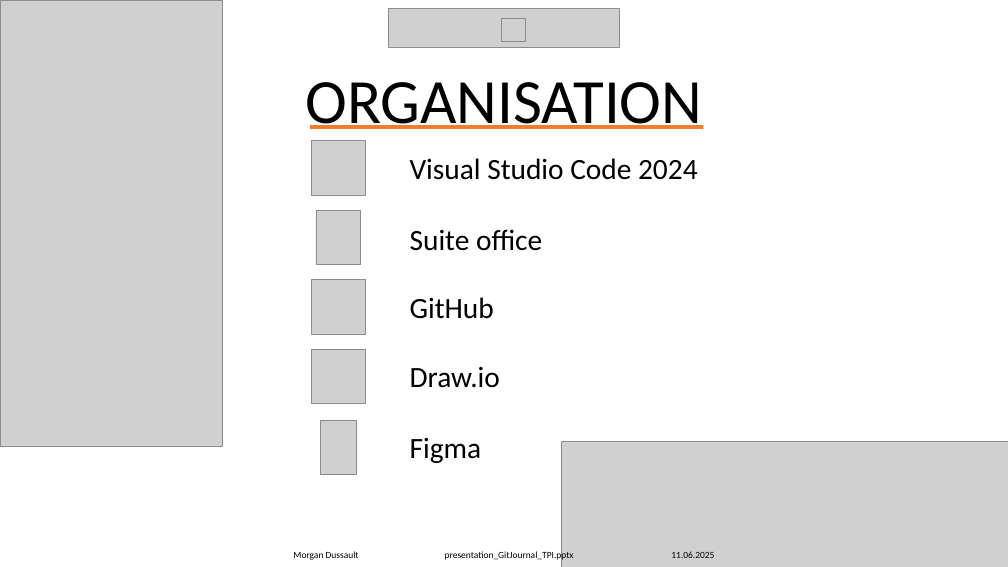
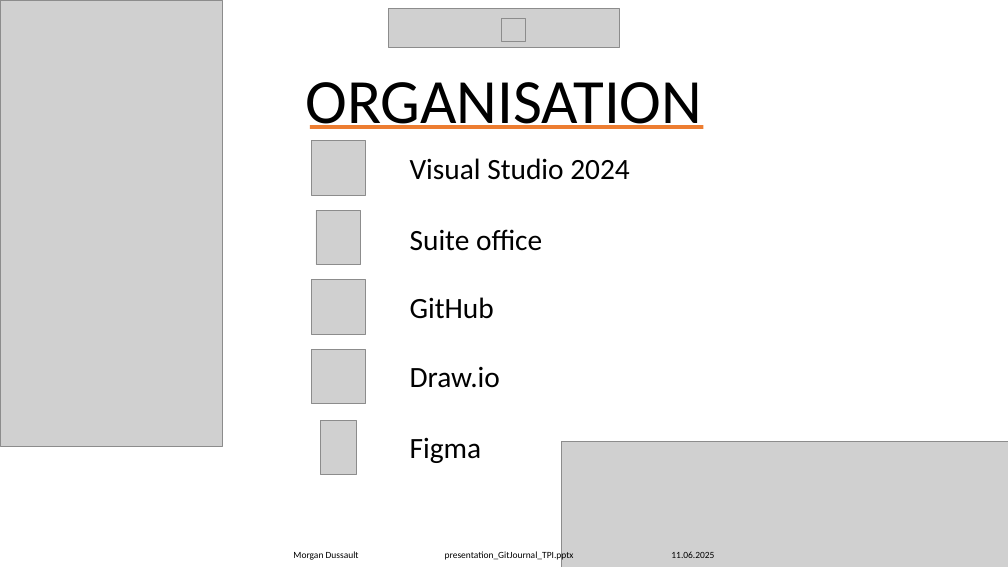
Before and after one commit to Morgan-DD/GitJournal, a slide deck: slide 27 of presentation/presentation_GitJournal_TPI.pptx. Drawn at 1008x567 pixels with LibreOffice and Linux fonts; fonts in the diff are those of the drawing; grey boxes stand for pictures. Boxes give left, top, right and bottom in pixels: in the first picture for what was removed or moved away, otherwise in the second. Text is boxed around its words. In the diff, an @@ line names an element or a change of style, - is before the commit and + after.

```diff
--- a/presentation/presentation_GitJournal_TPI.pptx
+++ b/presentation/presentation_GitJournal_TPI.pptx
@@ text at [410,158,630,180]: text changed @@
-Visual Studio Code 2024
+Visual Studio 2024
```
Also in this commit, not shown: 3 other slides changed, 3 other files.
